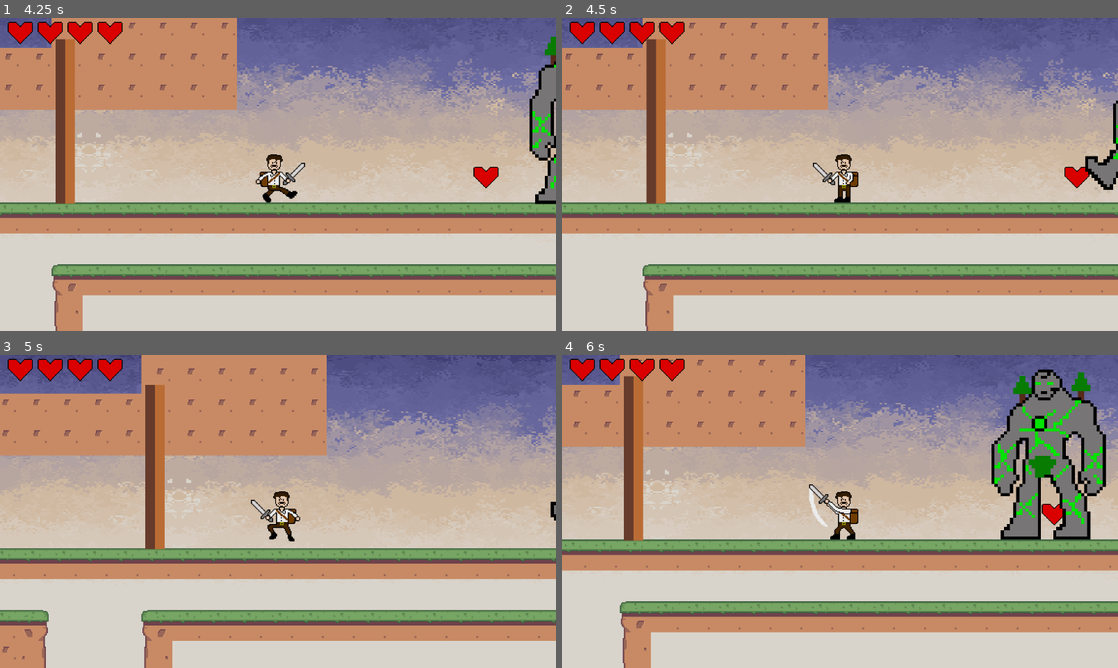
Above: before the commit, frames 1-4 (two rows, left to right).
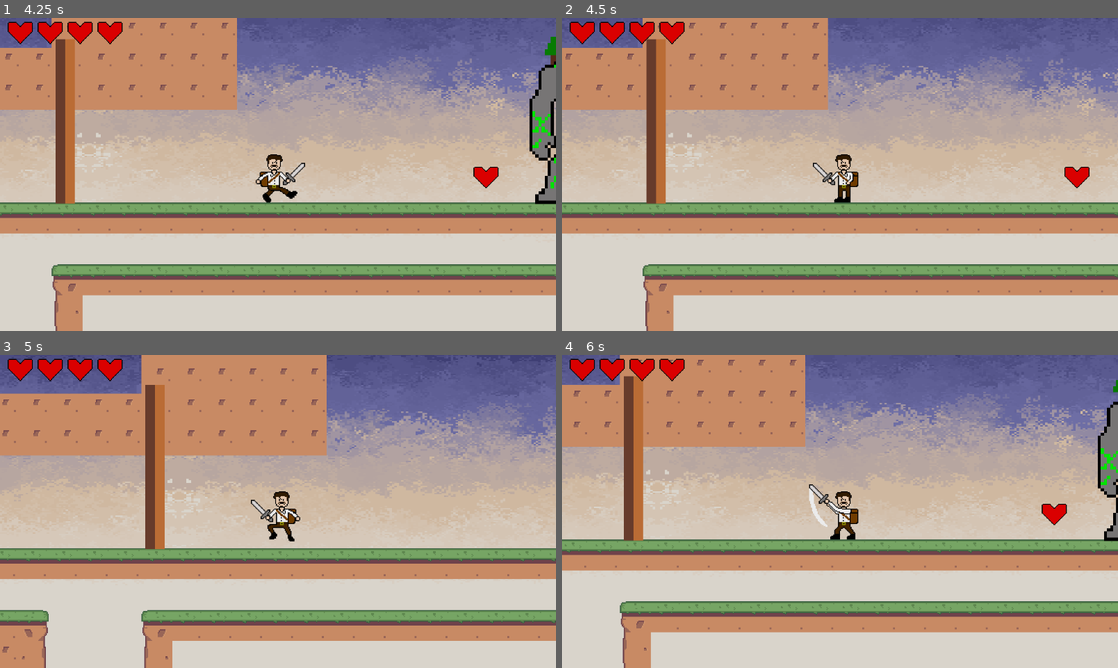
Above: after the commit, the same moments.

Repository: bscott519/ColossalCrisisGame
Game: Godot game, scene res://Scenes/level_5.tscn
Same seed, same stepped clock (60 frames per second), same inputs: the game is played once before the commit and once after it. This scene is started directly instead of the project's main scene. The engine's default icon, where the game draws it, is replaced by a stand-in: a white triangle on a blue panel in a dark square. Sound files missing from this copy of the repository are replaced by a short silence.
Inputs (mouse positions are in pixels of both pictures, inside the frame that each line leads up to):
- Up to frame 1 (4.25 s): tap Enter (enter) at 0.5 s; move the mouse to (400, 158) at 0.52 s; hold D (right) 0.53-2.03 s; click (400, 158) at 0.6 s; tap Space (jump) at 0.77, 1.52, 3.02, 3.77 s; move the mouse to (166, 190) at 1.27 s; click (166, 190) at 1.35 s; move the mouse to (333, 105) at 2.02 s; hold A (left) 2.03-2.78 s; hold Enter (enter) 2.03-2.78 s; click (333, 105) at 2.3 s; move the mouse to (250, 237) at 2.77 s; hold D (right) from 2.78 s (still down); click (250, 237) at 2.85 s; move the mouse to (444, 221) at 3.52 s; click (444, 221) at 3.6 s
- Up to frame 2 (4.5 s): move the mouse to (673, 127) at 4.27 s; release D (right) at 4.28 s; hold A (left) from 4.28 s (still down); tap Enter (enter) at 4.35 s
- Up to frame 3 (5 s): keep holding A (left); tap Space (jump) at 4.52 s; click (111, 464) at 4.55 s
- Up to frame 4 (6 s): move the mouse to (867, 511) at 5.02 s; release A (left) at 5.03 s; hold D (right) 5.03-5.78 s; click (867, 511) at 5.1 s; move the mouse to (756, 433) at 5.77 s; hold A (left) from 5.78 s (still down); click (756, 433) at 5.85 s

Frame 1 is identical in both runs. In frame 2, 0.6% of the frame differs, in the area x 94-100%, y 26-56%; in frame 3, less than 0.1%; in frame 4, 8.4%, in the area x 77-100%, y 4-60%.

Commit message:
giant now cycles through diff attacks

Diff:
--- a/Scenes/earth_giant.tscn
+++ b/Scenes/earth_giant.tscn
@@ -123,10 +123,11 @@
 "speed": 3.0
 }]
 
-[sub_resource type="CircleShape2D" id="CircleShape2D_38rre"]
+[sub_resource type="CapsuleShape2D" id="CapsuleShape2D_d8xn0"]
+height = 50.0
 
 [sub_resource type="RectangleShape2D" id="RectangleShape2D_8icpq"]
-size = Vector2(201, 40)
+size = Vector2(180, 40)
 
 [sub_resource type="RectangleShape2D" id="RectangleShape2D_fyhic"]
 size = Vector2(75, 31)
@@ -142,13 +143,13 @@
 frame_progress = 0.479434
 
 [node name="CollisionShape2D" type="CollisionShape2D" parent="."]
-position = Vector2(-1, 21)
-shape = SubResource("CircleShape2D_38rre")
+position = Vector2(-1, 6)
+shape = SubResource("CapsuleShape2D_d8xn0")
 
 [node name="Detection" type="Area2D" parent="."]
 
 [node name="CollisionShape2D" type="CollisionShape2D" parent="Detection"]
-position = Vector2(-0.5, 10)
+position = Vector2(-1, 10)
 shape = SubResource("RectangleShape2D_8icpq")
 
 [node name="AttackCooldown" type="Timer" parent="."]
@@ -158,3 +159,5 @@
 [node name="CollisionShape2D" type="CollisionShape2D" parent="AttackRadius"]
 position = Vector2(-2.5, 14.5)
 shape = SubResource("RectangleShape2D_fyhic")
+
+[connection signal="animation_finished" from="AnimatedSprite2D" to="." method="_on_animated_sprite_2d_animation_finished"]
--- a/Scripts/earth_giant.gd
+++ b/Scripts/earth_giant.gd
@@ -32,29 +32,16 @@
 				move_and_slide()
 
 				var dist = global_position.distance_to(player.global_position)
-				if dist < attack_range and not attack_cooldown.time_left > 0:
+				if dist < attack_range and !attack_cooldown.time_left > 0:
 					choose_attack()
 					print("Distance to player:", dist)
 
 				animated_sprite_2d.flip_h = direction.x < 0
 
-		State.STOMP:
+		State.STOMP, State.SLAM, State.SUMMON:
 			velocity = Vector2.ZERO
-			if not animated_sprite_2d.is_playing():
-				print("Playing stomp animation")
-				animated_sprite_2d.play("stomp")
-
-		State.SLAM:
-			velocity = Vector2.ZERO
-			if not animated_sprite_2d.is_playing():
-				print("Playing slam animation")
-				animated_sprite_2d.play("slam")
-
-		State.SUMMON:
-			velocity = Vector2.ZERO
-			if not animated_sprite_2d.is_playing():
-				print("Playing summon animation")
-				animated_sprite_2d.play("rock_summon")
+	if current_state in [State.STOMP, State.SLAM, State.SUMMON]:
+		return
 
 func choose_attack():
 	var rand = randi() % 3
@@ -72,8 +59,7 @@
 	if body.name == "player":
 		player = body
 		print("Player entered attack radius")
-		change_state(State.STOMP)
-		#choose_attack()
+		choose_attack()
 
 func change_state(new_state):
 	current_state = new_state
@@ -83,23 +69,27 @@
 			velocity = Vector2.ZERO
 			animated_sprite_2d.play("stomp")
 			attack_cooldown.start()
-	#if new_state in [State.STOMP, State.SLAM, State.SUMMON]:
-		#attack_cooldown.start()
 
-func _on_AnimationPlayer_animation_finished(anim_name):
-	match anim_name:
-		"stomp":
-			# Area damage logic here
-			change_state(State.CHASE)
-		"slam":
-			# Direct attack logic here
-			change_state(State.CHASE)
-		"summon":
-			#spawn_spikes()
-			change_state(State.CHASE)
+		State.SLAM:
+			print("Entering SLAM")
+			velocity = Vector2.ZERO
+			animated_sprite_2d.play("slam")
+			attack_cooldown.start()
+
+		State.SUMMON:
+			print("Entering SUMMON")
+			velocity = Vector2.ZERO
+			animated_sprite_2d.play("rock_summon")
+			attack_cooldown.start()
 
 #func spawn_spikes():
 	#var spike_scene = preload("res://scenes/SpikedRock.tscn")
 	#var spike = spike_scene.instantiate()
 	#spike.global_position = global_position + Vector2(0, 100)
 	#get_tree().current_scene.add_child(spike)
+
+func _on_animated_sprite_2d_animation_finished():
+	match current_state:
+		State.STOMP, State.SLAM, State.SUMMON:
+			print("Finished attack animation:", current_state)
+			change_state(State.CHASE)
